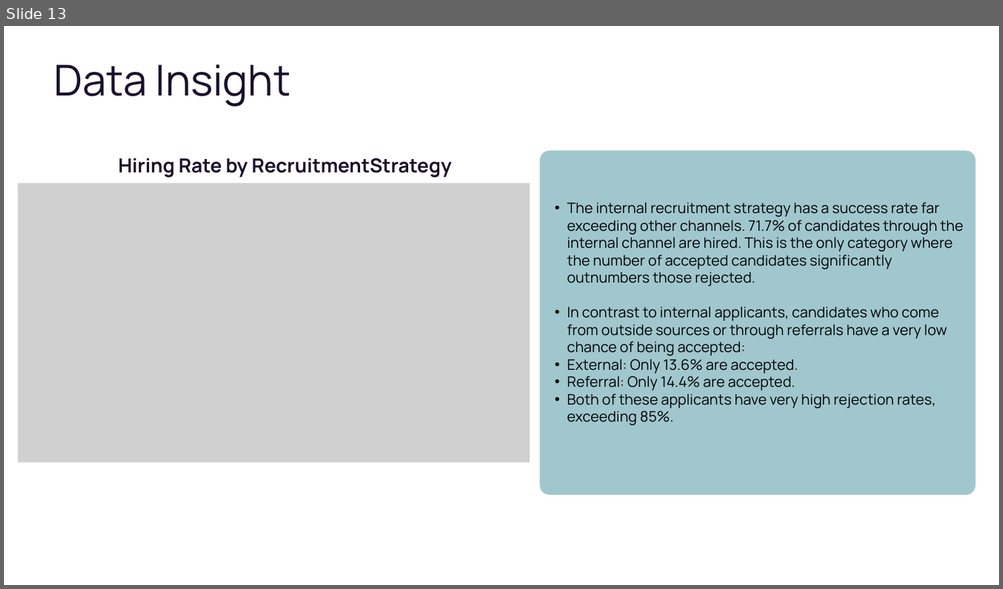
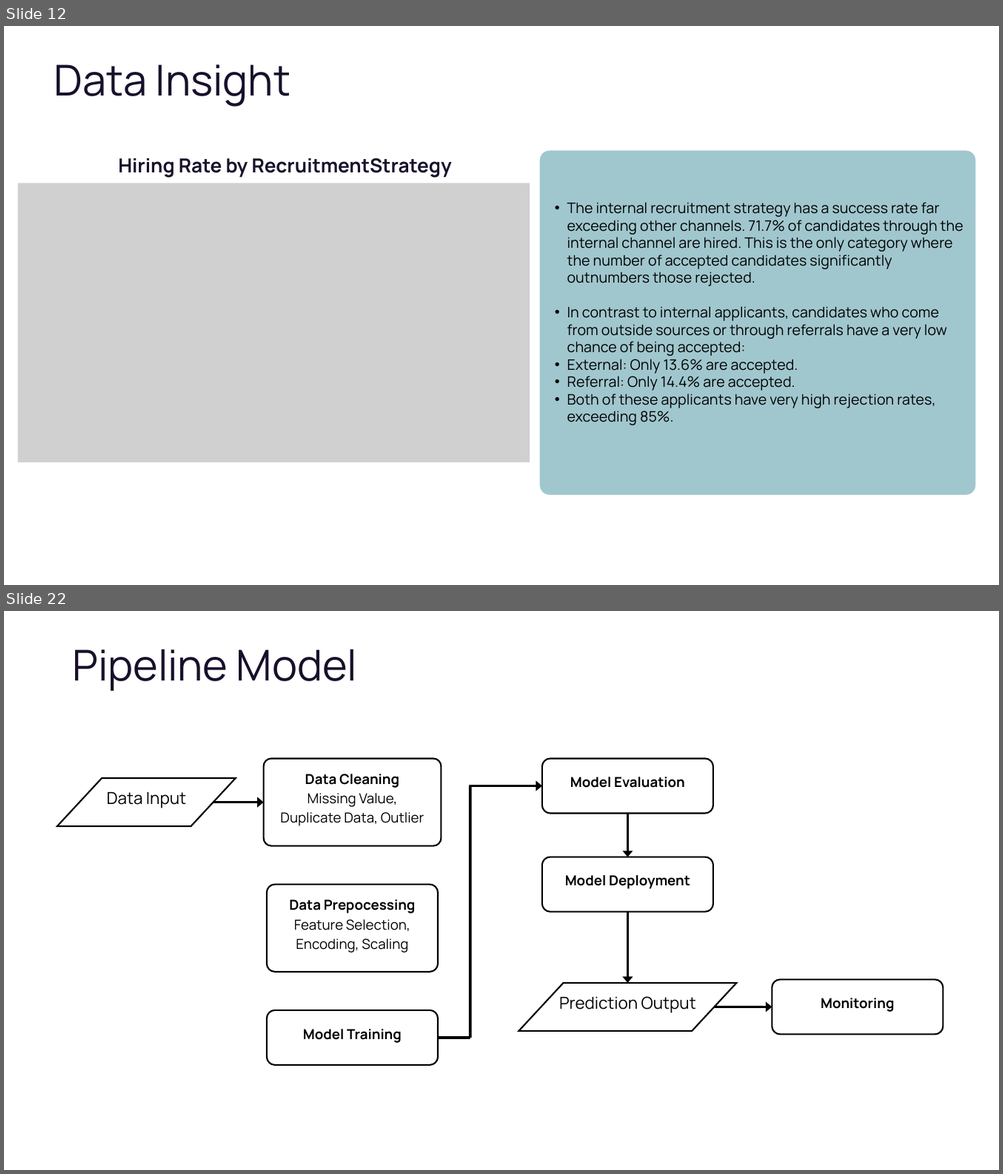
Before and after one commit to fadlinur/Final-Project, a slide deck: Stage 1/Exploratory Data Analysis.pptx. Shown one above the other, each under a label of ours: slide 13 before the commit, slides 12 and 22 after it; the slides between them are not shown. The pictures are 1003x589 and 1003x1174 pixels, drawn with LibreOffice and Linux fonts; fonts in the diff are those of the drawing; grey boxes stand for pictures; background and template pictures are left out. Boxes give left, top, right and bottom in pixels: in the first picture for what was removed or moved away, otherwise in the second. Text is boxed around its words. In the diff, an @@ line names an element or a change of style, - is before the commit and + after.

```diff
--- a/Stage 1/Exploratory Data Analysis.pptx
+++ b/Stage 1/Exploratory Data Analysis.pptx
@@ slide 22 added at (4,611,999,1170), background picture (left out) @@
@@ text added at (72,649,357,691), 61.6 pt, text #18102B @@
+Pipeline Model
@@ freeform shape added at (264,759,441,846), outline #000000 2.25 pt @@
@@ freeform shape added at (542,759,713,814), outline #000000 2.25 pt @@
@@ freeform shape added at (57,778,236,826), outline #000000 2.25 pt @@
@@ text added at (280,774,424,826), 20 pt, text #000000 @@
+Data Cleaning
+Missing Value, Duplicate Data, Outlier
@@ arrow added from (469, 786) to (542, 786), #000000 3 pt @@
@@ line added from (470, 786) to (470, 1038), #000000 4 pt @@
@@ text added at (570,777,685,788), 20 pt, text #000000, bold @@
+Model Evaluation
@@ text added at (107,792,186,809), 24 pt, text #000000 @@
+Data Input
@@ arrow added from (213, 803) to (264, 803), #000000 3 pt @@
@@ arrow added from (628, 814) to (628, 857), #000000 3 pt @@
@@ freeform shape added at (542,857,713,912), outline #000000 2.25 pt @@
@@ text added at (565,875,690,889), 20 pt, text #000000, bold @@
+Model Deployment
@@ freeform shape added at (267,885,438,972), outline #000000 2.25 pt @@
@@ text added at (289,900,415,953), 20 pt, text #000000 @@
+Data Prepocessing
+Feature Selection,
+Encoding, Scaling
@@ arrow added from (628, 912) to (628, 983), #000000 3 pt @@
@@ freeform shape added at (519,983,737,1031), outline #000000 2.25 pt @@
@@ freeform shape added at (772,980,943,1035), outline #000000 2.25 pt @@
@@ text added at (559,997,696,1014), 24 pt, text #000000 @@
+Prediction Output
@@ arrow added from (714, 1008) to (772, 1008), #000000 3 pt @@
@@ text added at (820,998,893,1012), 20 pt, text #000000, bold @@
+Monitoring
@@ freeform shape added at (267,1011,438,1065), outline #000000 2.25 pt @@
@@ text added at (303,1029,401,1043), 20 pt, text #000000, bold @@
+Model Training
@@ line added from (438, 1038) to (470, 1038), #000000 4 pt @@
@@ what was slide 13 is now slide 12 @@
```
Also in this commit, not shown: 7 slides changed, 8 other slides added, 5 slides removed.
